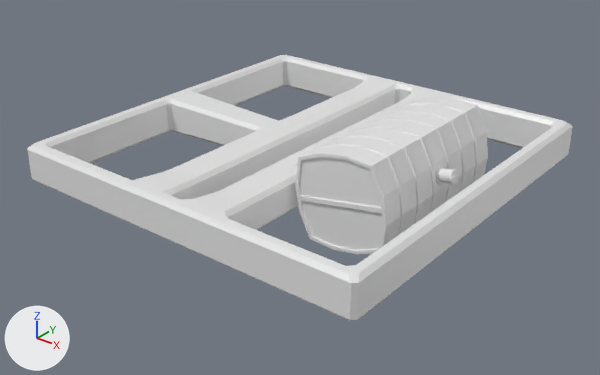
The Blender file Assets/BlenderFiles/ModularCar/Modules/FuelTankModule/F-FuelTankModule.blend as it was, and as the next commit left it.
Rendered twice from a 50 mm lens placed at (12.17, -15.57, 8.52), pointed at (0.14, -0.53, -0.81). Arrows for +X, +Y and +Z are at lower left; the lights stay in place.

In view in the first picture: 'Cube', 'FuelTank'.
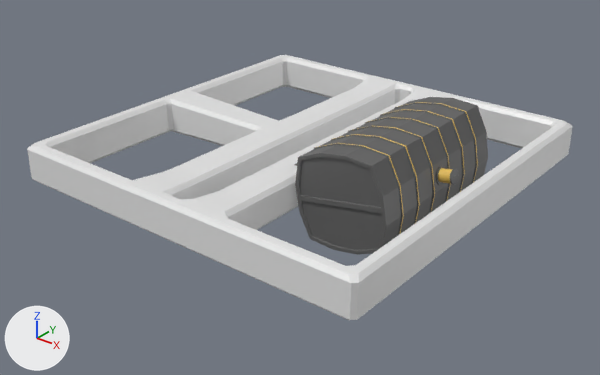
What differs and where, as boxes (x1, y1, x2, y2) in the pictures (600 x 375 px):
```json
{"object": "FuelTank", "change": "recoloured", "before": [295, 97, 488, 255], "after": [295, 97, 488, 255]}
```

Scene script edits in JSON lines:
```json
{"op": "set", "path": "mat_gold.base_color", "old": "(0.8, 0.8, 0.8)", "new": "(0.8, 0.528, 0.106)", "note": "white #e7e7e7 -> yellow #e7c05c"}
{"op": "add", "block": "mat_metal", "code": ["mat_metal = principled_material('Metal')", "mat_metal.base_color = (0.119, 0.119, 0.119)  # dark grey #616161"]}
{"block": "me_cube_002", "where": "me_cube_002.from_pydata(...)  # 5450 vertices, 5463 faces; spans x -1.19..1.19, y -2.32..2.32, z -1.9..1.61"}
{"block": "me_cube_002", "where": "# used by ob_fueltank; location = (2.67, 0.0, 0.22); rotation_euler = (0.0, 1.396, 0.0), in degrees (0, 80, 0)"}
{"block": "me_cube_002", "change": "me_cube_002 part 1: 5043 of the faces centred in x -1.18..1.18, y -2.32..2.32, z -1.9..1.61 switch from mat_gold (white #e7e7e7) to mat_metal (dark grey #616161)"}
```
